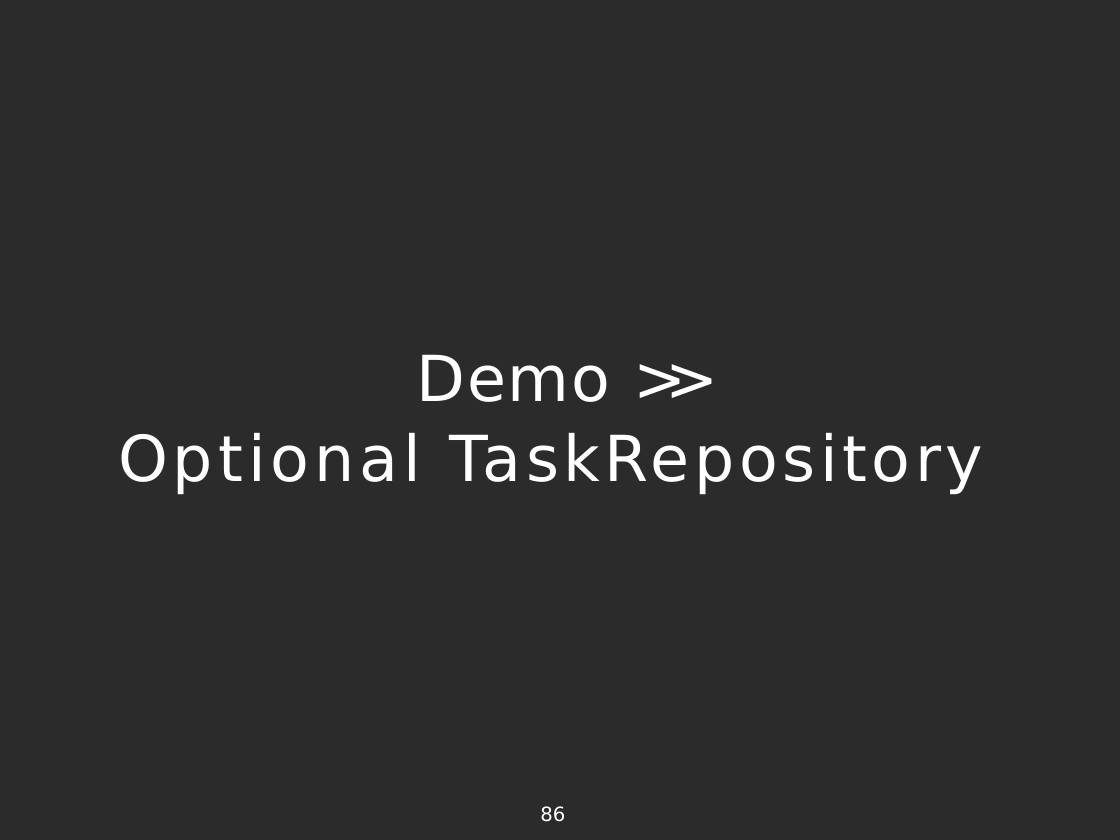
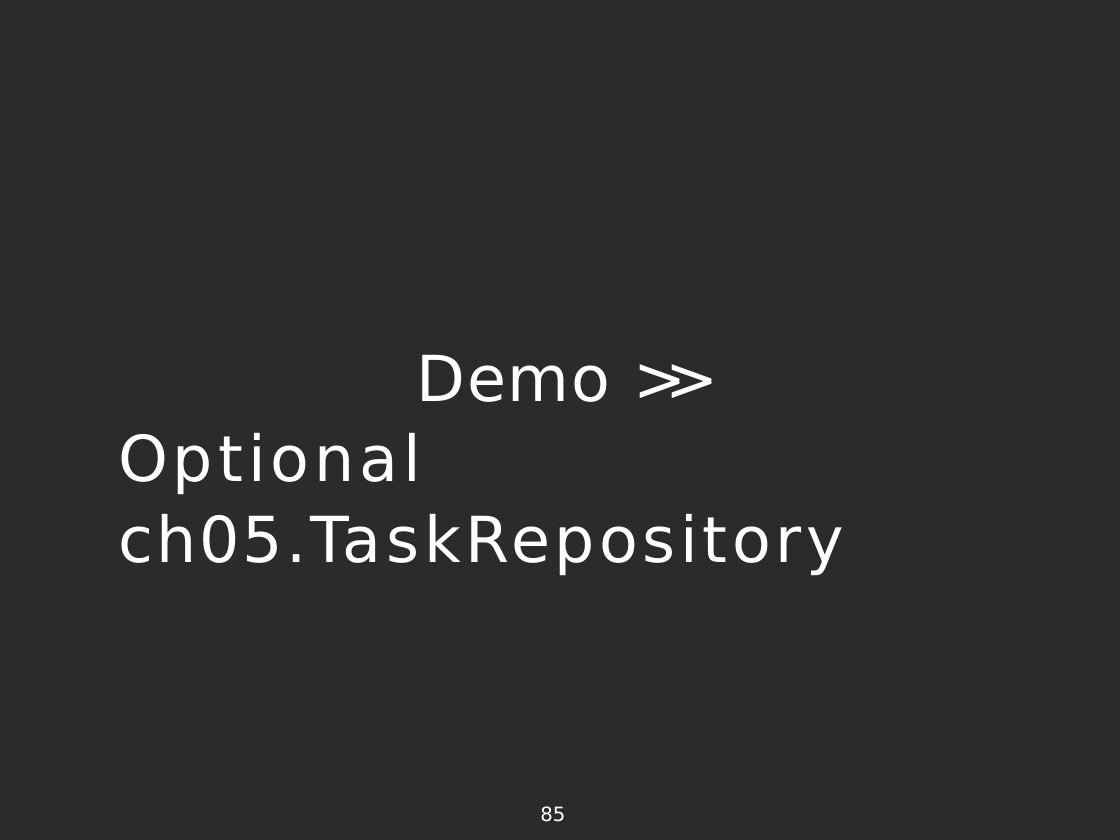
Before and after one commit to vilasvarghese/JavaFullStack, a slide deck: slide 85 of java8/java8-examples/Project1/java8-slides.pptx (slide 86 before the commit). Drawn at 1120x840 pixels with LibreOffice and Linux fonts; fonts in the diff are those of the drawing; background and template pictures are left out; a plain dark background stands for a picture behind light text. Boxes give left, top, right and bottom in pixels: in the first picture for what was removed or moved away, otherwise in the second. Text is boxed around its words. In the diff, an @@ line names an element or a change of style, - is before the commit and + after.

```diff
--- a/java8/java8-examples/Project1/java8-slides.pptx
+++ b/java8/java8-examples/Project1/java8-slides.pptx
@@ title at [118,354,844,576]: text changed @@
-Demo >> Optional TaskRepository
+Demo >> Optional ch05.TaskRepository
@@ page number at [540,806,565,822]: text changed @@
-86
+85
```
Also in this commit, not shown: 3 other slides changed, 2 slides removed, 23 other files.
